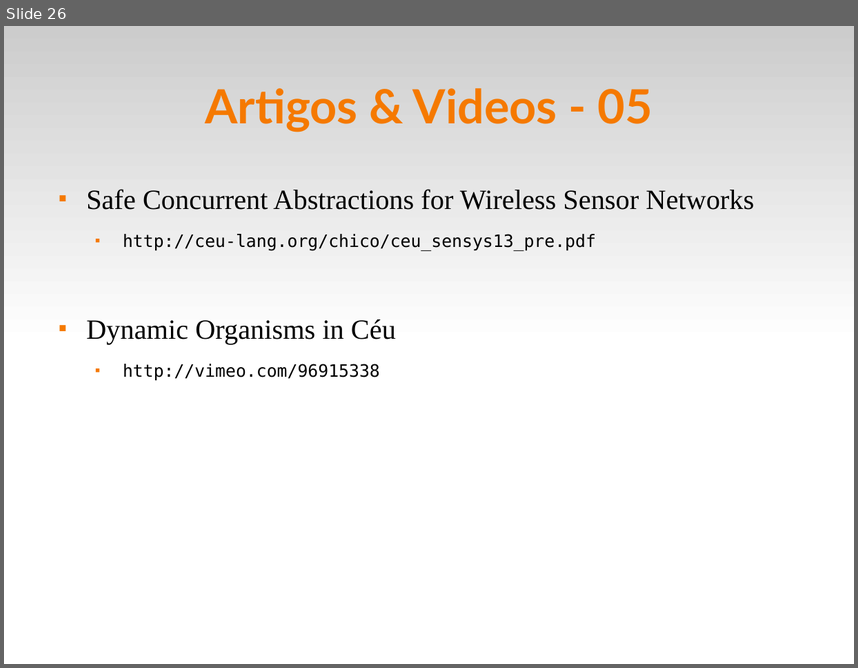
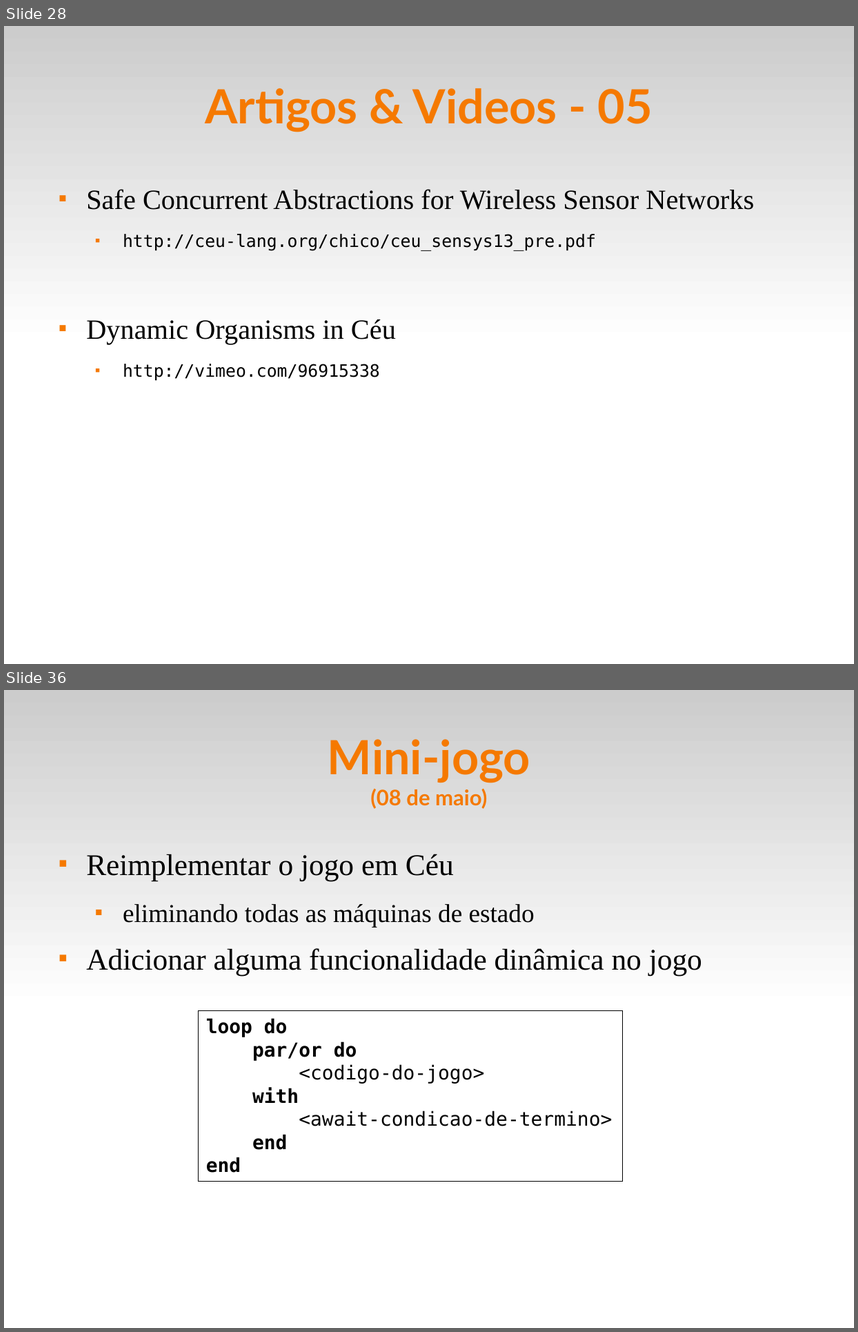
Before and after one commit to fsantanna-uerj/reativos, a slide deck: slides/05_ceu.odp. Shown one above the other, each under a label of ours: slide 26 before the commit, slides 28 and 36 after it; the slides between them are not shown. The pictures are 858x668 and 858x1332 pixels, drawn with LibreOffice and Linux fonts; fonts in the diff are those of the drawing. Boxes give left, top, right and bottom in pixels: in the first picture for what was removed or moved away, otherwise in the second. Text is boxed around its words. In the diff, an @@ line names an element or a change of style, - is before the commit and + after.

```diff
--- a/slides/05_ceu.odp
+++ b/slides/05_ceu.odp
@@ slide 36 added at box(4, 690, 854, 1328), background #FFFFFF; not listed: 1 template element that a slide beside it also shows @@
@@ title added at box(328, 739, 530, 809), 20 pt, text #F57900, bold @@
+Mini-jogo
+(08 de maio)
@@ text added at box(86, 854, 702, 975), 28 pt, text #000000 @@
+■ Reimplementar o jogo em Céu
+  ■ eliminando todas as máquinas de estado
+■ Adicionar alguma funcionalidade dinâmica no jogo
@@ rectangle added at box(199, 1010, 623, 1181), fill #FFFFFF, outline #000000 0 pt, 18 pt, text #000000 @@
+loop do
+par/or do
+<codigo-do-jogo>
+with
+<await-condicao-de-termino>
+end
+end
@@ what was slide 26 is now slide 28 @@
```
Also in this commit, not shown: 9 slides changed, 9 other slides added, 7 other files.
